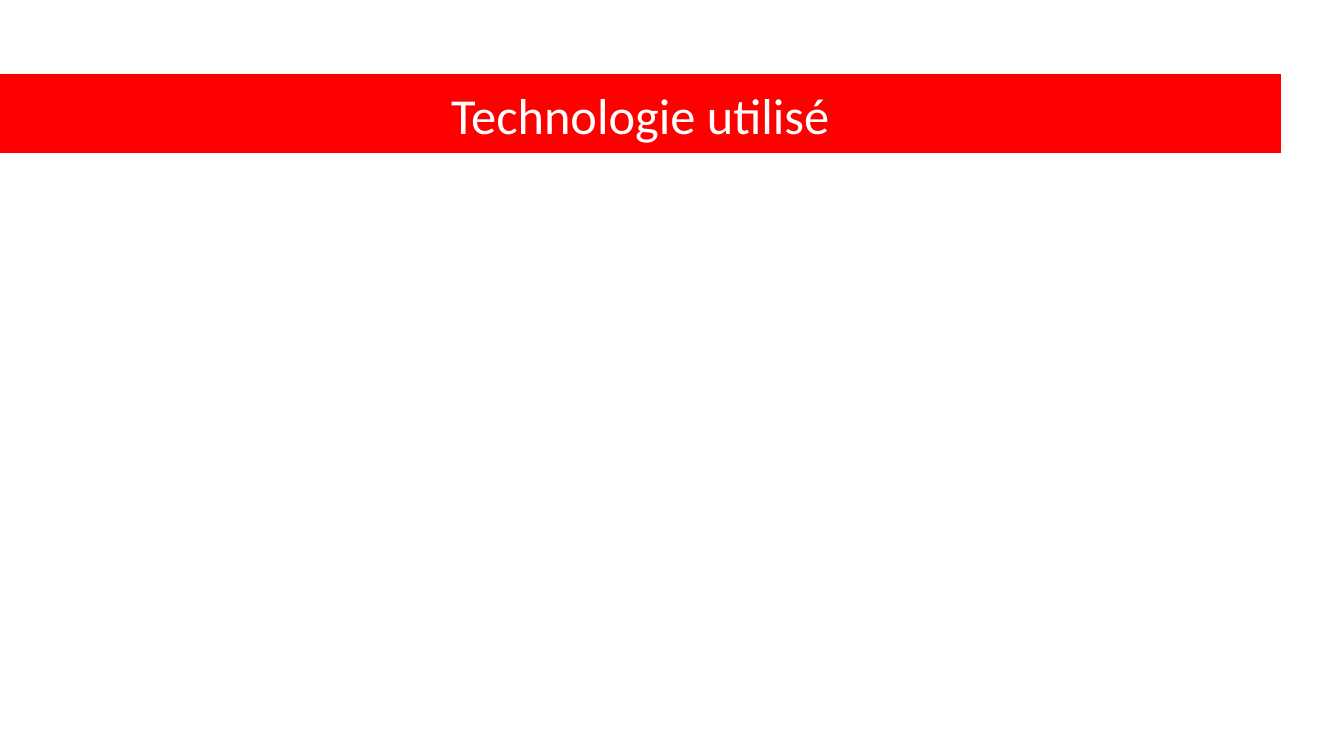
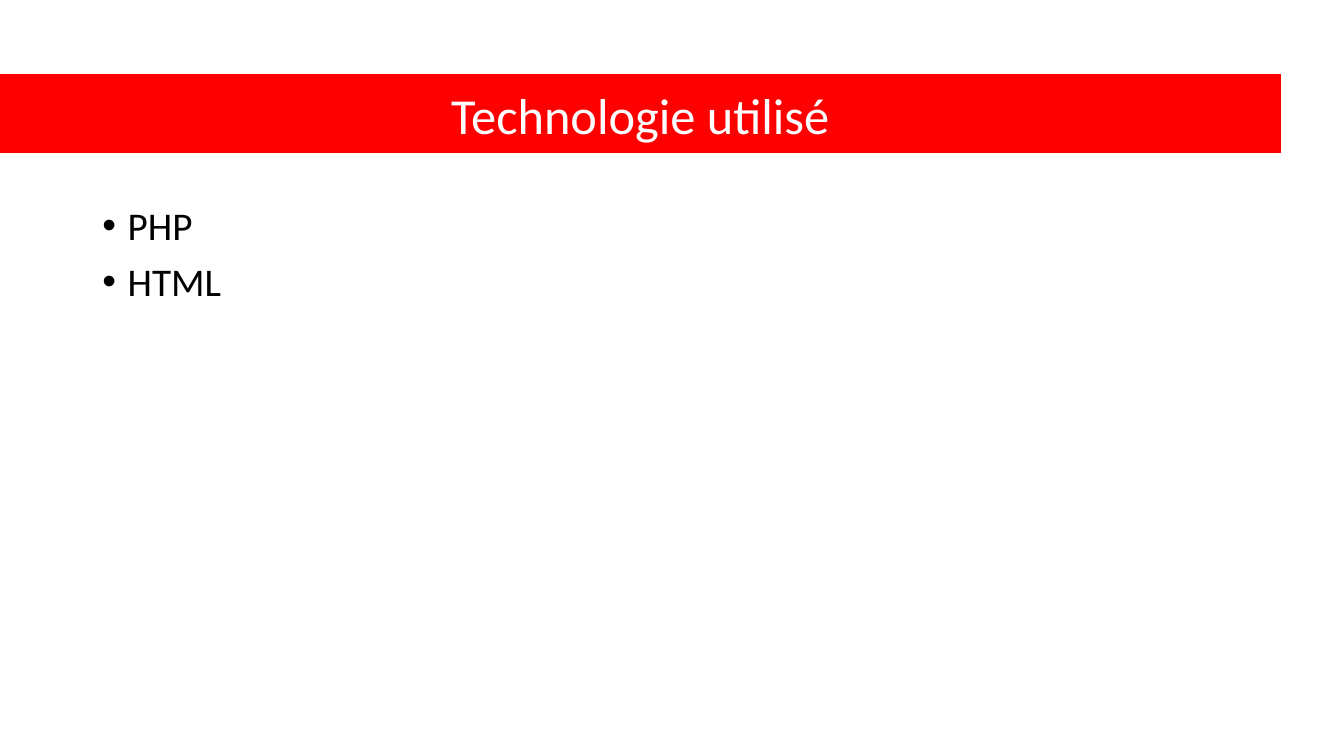
Before and after one commit to Biozard01/onlycode, a slide deck: slide 3 of Onlycode.pptx. Drawn at 1344x756 pixels with LibreOffice and Linux fonts; fonts in the diff are those of the drawing. Boxes give left, top, right and bottom in pixels: in the first picture for what was removed or moved away, otherwise in the second. Text is boxed around its words. In the diff, an @@ line names an element or a change of style, - is before the commit and + after.

```diff
--- a/Onlycode.pptx
+++ b/Onlycode.pptx
@@ text added at (128,215,221,296), 28 pt, text #000000 @@
+• PHP
+• HTML
```
Also in this commit, not shown: 3 other slides changed, 1 slide added, 1 slide removed.
